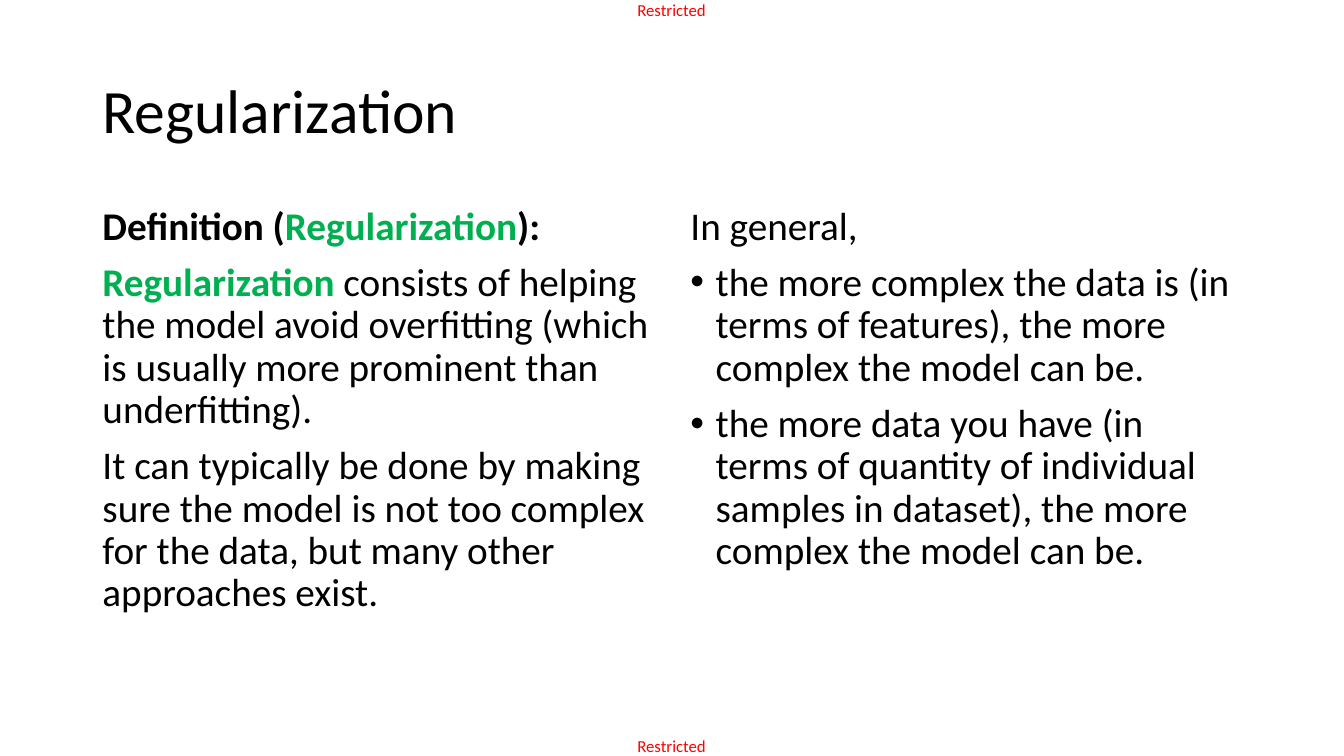
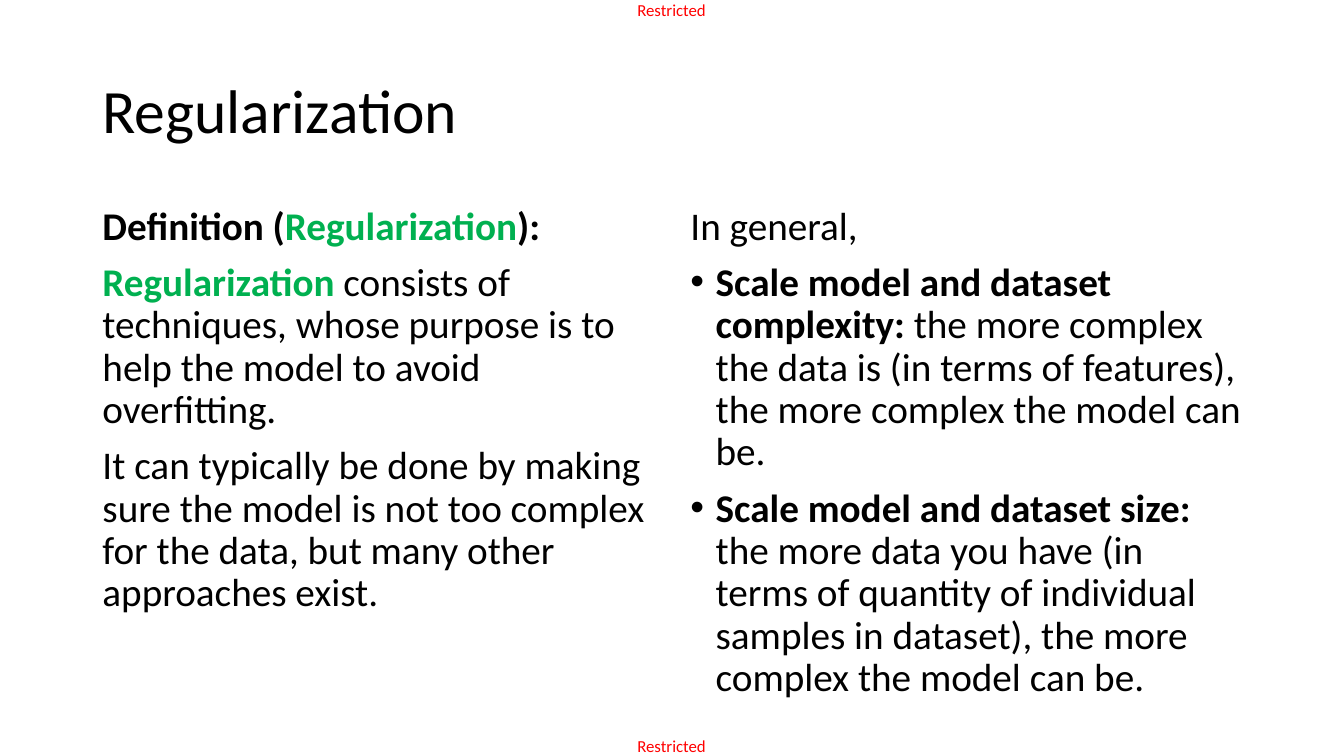
Before and after one commit to matthieudemari/SUTD_DL_50_039, a slide deck: slide 38 of W1/2. W1S2 final/W1S2.pptx (slide 36 before the commit). Drawn at 1344x756 pixels with LibreOffice and Linux fonts; fonts in the diff are those of the drawing. Boxes give left, top, right and bottom in pixels: in the first picture for what was removed or moved away, otherwise in the second. Text is boxed around its words. In the diff, an @@ line names an element or a change of style, - is before the commit and + after.

```diff
--- a/W1/2. W1S2 final/W1S2.pptx
+++ b/W1/2. W1S2 final/W1S2.pptx
@@ text at [102,268,614,430]: text changed @@
-Regularization consists of helping the model avoid overfitting (which is usually more prominent than underfitting).
+Regularization consists of techniques, whose purpose is to help the model to avoid overfitting.
@@ text at [716,268,1241,698]: text changed @@
-• the more complex the data is (in terms of features), the more complex the model can be.
-• the more data you have (in terms of quantity of individual samples in dataset), the more complex the model can be.
+• Scale model and dataset complexity: the more complex the data is (in terms of features), the more complex the model can be.
+• Scale model and dataset size: the more data you have (in terms of quantity of individual samples in dataset), the more complex the model can be.
```
Also in this commit, not shown: 8 other slides changed, 3 slides added, 1 slide removed, 4 other files.
